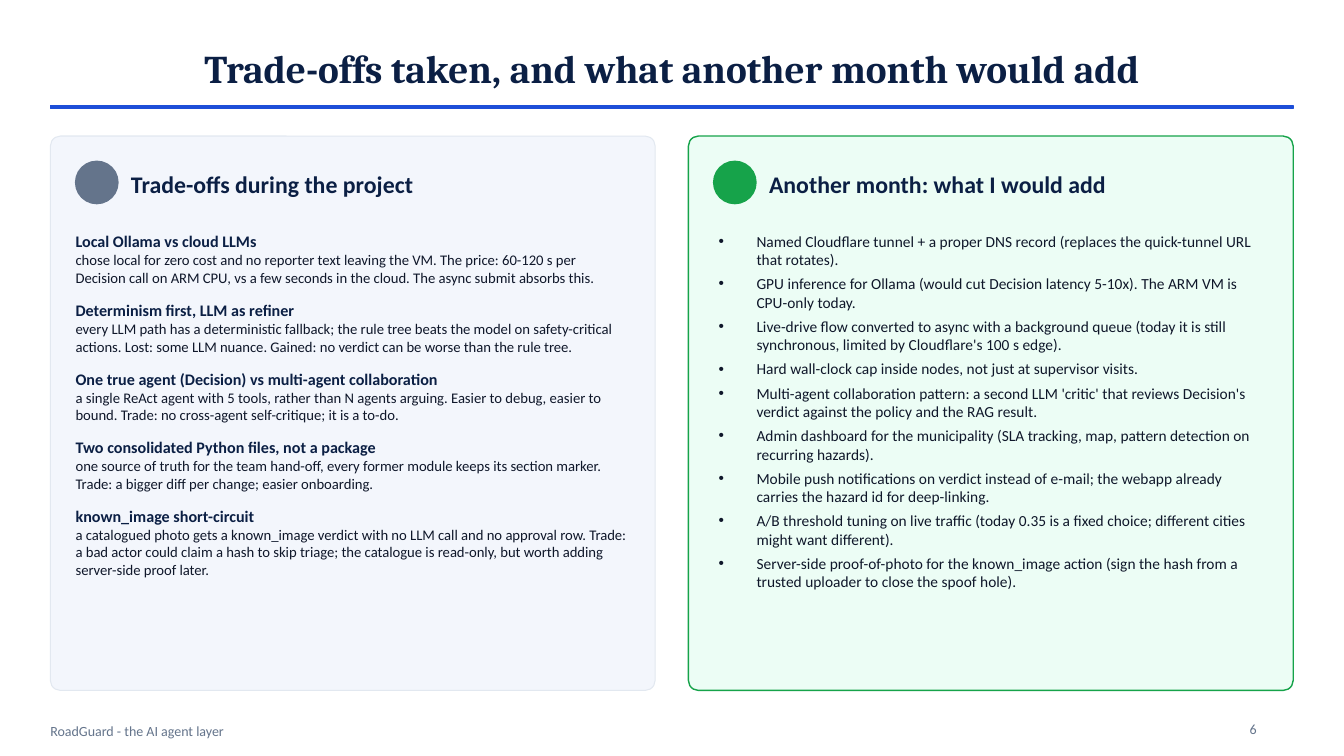
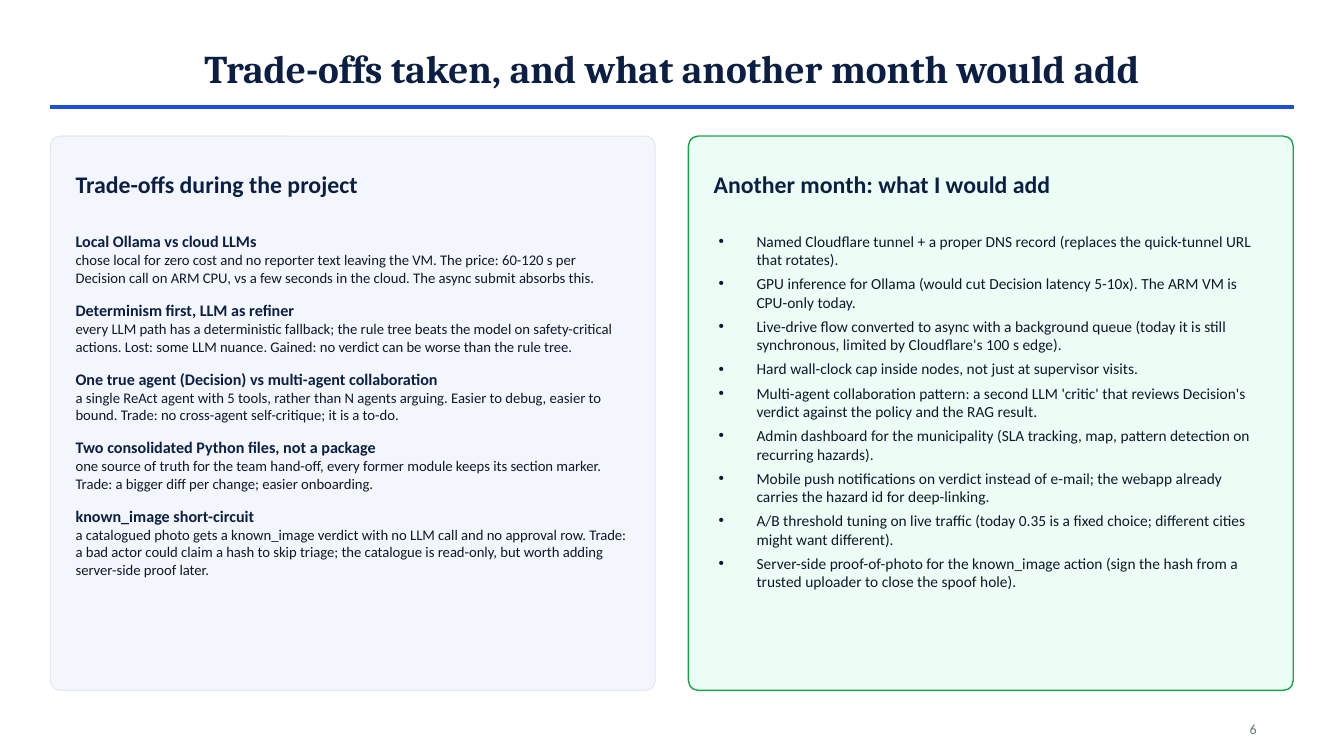
Before and after one commit to orarr2/RoadGuard, a slide deck: slide 6 of docs/team-meeting/agents-presentation-2026-10-24.pptx. Drawn at 1344x756 pixels with LibreOffice and Linux fonts; fonts in the diff are those of the drawing. Boxes give left, top, right and bottom in pixels: in the first picture for what was removed or moved away, otherwise in the second. Text is boxed around its words. In the diff, an @@ line names an element or a change of style, - is before the commit and + after.

Commit message:
Deck: drop the footer text and the small colored dots beside headings

```diff
--- a/docs/team-meeting/agents-presentation-2026-10-24.pptx
+++ b/docs/team-meeting/agents-presentation-2026-10-24.pptx
@@ text "Trade-offs during the project": place and size @@
-text "Trade-offs during the project" at bbox=[131, 176, 413, 197]
+text "Trade-offs during the project" at bbox=[76, 176, 357, 197]
@@ ellipse removed at bbox=[76, 161, 118, 204] @@
@@ text "Another month: what I would ...": place and size @@
-text "Another month: what I would ..." at bbox=[769, 176, 1105, 193]
+text "Another month: what I would ..." at bbox=[714, 176, 1050, 193]
@@ ellipse removed at bbox=[714, 161, 756, 204] @@
@@ text removed at bbox=[50, 726, 224, 739] @@
-RoadGuard - the AI agent layer
```
Also in this commit, not shown: 5 other slides changed.
